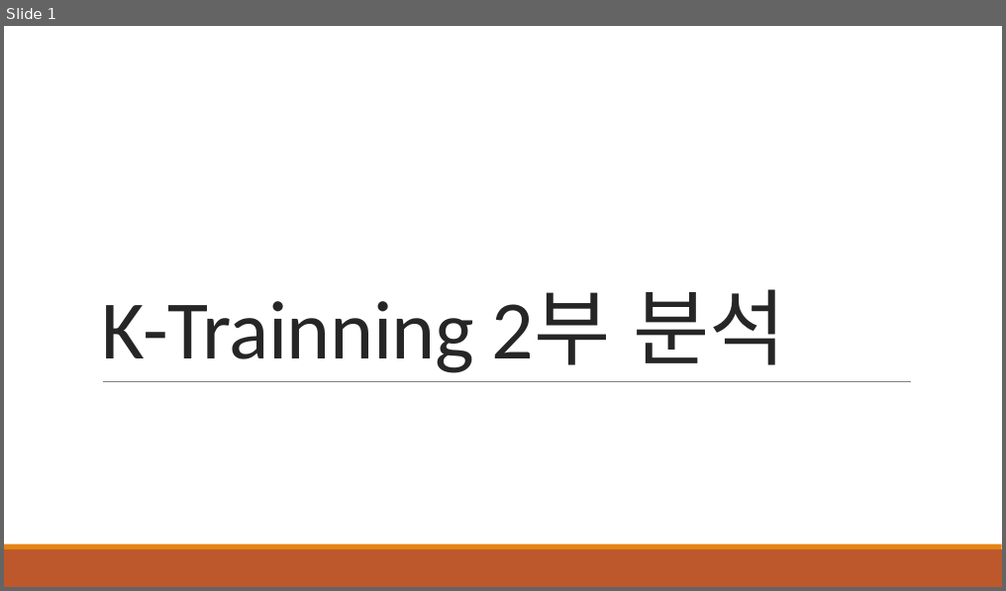
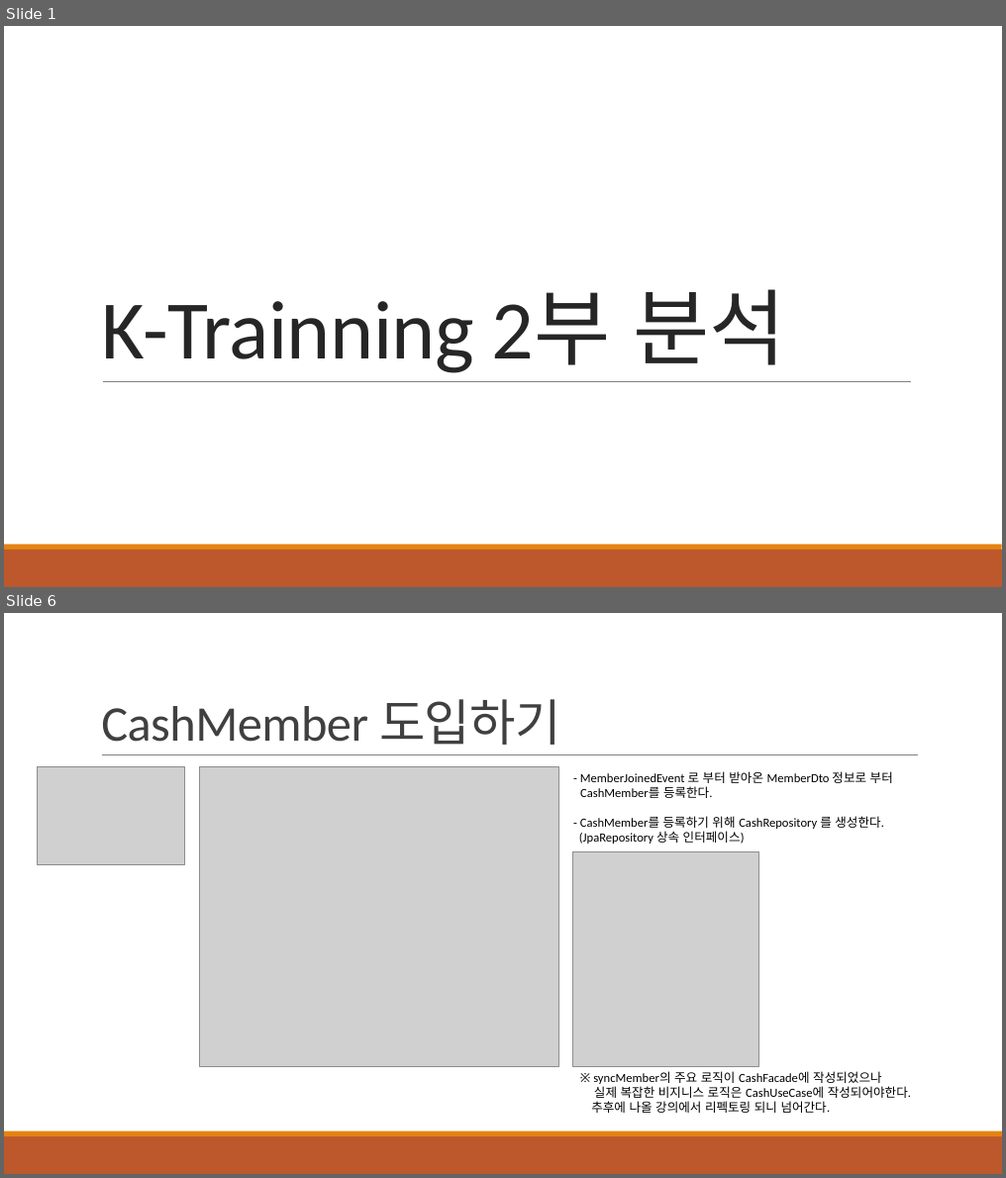
Before and after one commit to khb3025/K-trainning-review, a slide deck: ppt/K-Trainning 2부 분석.pptx. Shown one above the other, each under a label of ours: slide 1 before the commit, slides 1 and 6 after it; the slides between them are not shown. The pictures are 1006x591 and 1006x1178 pixels, drawn with LibreOffice and Linux fonts; fonts in the diff are those of the drawing; grey boxes stand for pictures. Boxes give left, top, right and bottom in pixels: in the first picture for what was removed or moved away, otherwise in the second. Text is boxed around its words. In the diff, an @@ line names an element or a change of style, - is before the commit and + after.

```diff
--- a/ppt/K-Trainning 2부 분석.pptx
+++ b/ppt/K-Trainning 2부 분석.pptx
@@ slide 6 added at (x1=4, y1=613, x2=1002, y2=1174), background #FFFFFF; not listed: 2 template elements that a slide beside it also shows @@
@@ title added at (x1=101, y1=699, x2=561, y2=745), 48 pt, text #404040 @@
+CashMember 도입하기
@@ line added from (102, 756) to (918, 756), #808080 0.5 pt @@
@@ picture added at (x1=38, y1=766, x2=185, y2=864) @@
@@ picture added at (x1=199, y1=766, x2=558, y2=1066) @@
@@ text added at (x1=579, y1=771, x2=893, y2=844), 12 pt, text #000000 @@
+- MemberJoinedEvent 로 부터 받아온 MemberDto 정보로 부터
+CashMember를 등록한다.
+- CashMember를 등록하기 위해 CashRepository 를 생성한다.
+(JpaRepository 상속 인터페이스)
@@ picture added at (x1=573, y1=853, x2=759, y2=1066) @@
@@ text added at (x1=591, y1=1071, x2=911, y2=1113), 12 pt, text #000000 @@
+※ syncMember의 주요 로직이 CashFacade에 작성되었으나
+실제 복잡한 비지니스 로직은 CashUseCase에 작성되어야한다.
+추후에 나올 강의에서 리펙토링 되니 넘어간다.
```
Also in this commit, not shown: 46 other slides added, 2 slides removed, 2 other files.
